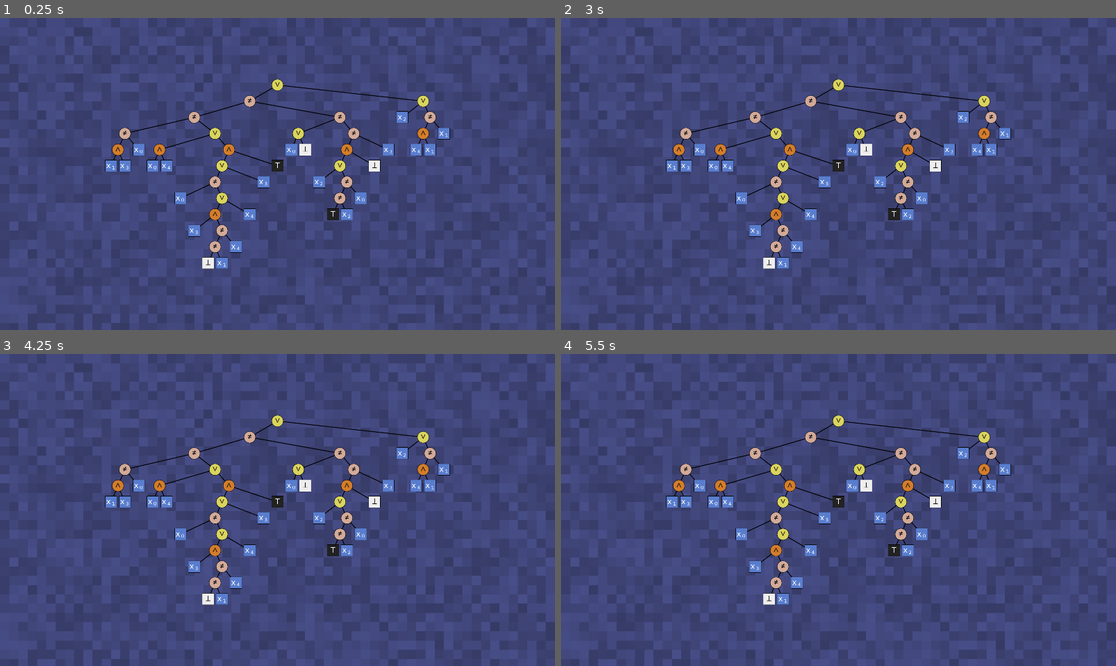
Above: before the commit, frames 1-4 (two rows, left to right).
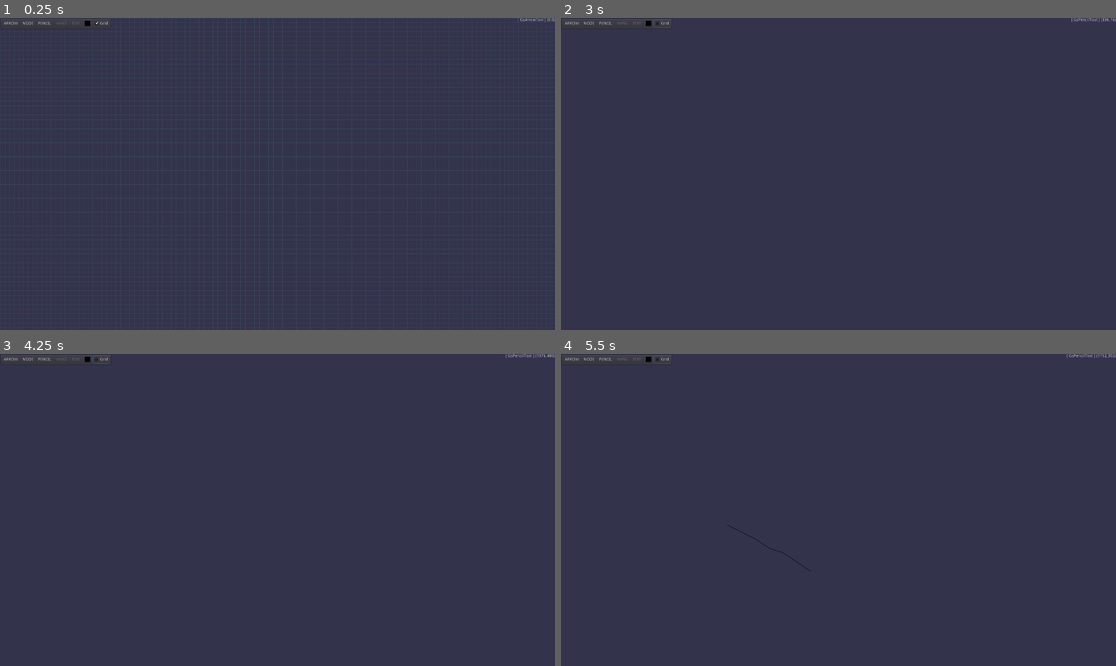
Above: after the commit, the same moments.

Repository: tangentstorm/fnarbmlyx
Game: Godot game, scene res://gslib/GameSketchApp.tscn
The game is run twice, just before and just after one commit, with the same random seed, the same clock (stepped at 60 frames per second) and the same inputs. Before the commit the project starts from res://ASTNodeDemo.tscn.
Inputs (mouse positions are in pixels of both pictures, inside the frame that each line leads up to):
- Up to frame 1 (0.25 s): no input
- Up to frame 2 (3 s): click (572, 24) at 0.5 s, where only the run after the commit has a clickable "ARROW"; click (588, 24) at 1.25 s, where only the run after the commit has a clickable "NODE"; click (605, 24) at 2 s, where only the run after the commit has a clickable "PENCIL"; click (660, 24) at 2.75 s, where only the run after the commit has a clickable "Grid"
- Up to frame 3 (4.25 s): tap Enter at 3.5 s; move the mouse to (399, 494) at 3.52 s; hold Up from 3.53 s (still down); click (399, 494) at 3.67 s; tap Space (ui_select) at 3.77 s
- Up to frame 4 (5.5 s): release Up at 4.25 s; tap Space (ui_select) at 4.25 s; drag from (727, 525) to (810, 572) at 4.27 s; tap Enter at 5 s; move the mouse to (894, 441) at 5.02 s; hold Up from 5.03 s (still down); click (894, 441) at 5.17 s

The runs differ from the first frame. In frame 1, 98% of the frame differs, in the area x 0-100%, y 0-100%; in frame 2, 100%; in frame 3, 100%; in frame 4, 100%.

Commit message:
gamesketchlib for godot!!

Diff:
--- /dev/null
+++ b/gslib/GameSketchApp.gd
@@ -0,0 +1,6 @@
+extends ColorRect
+func get_class_name(): return "GameSketchApp"
+
+func _input(e):
+	if e is InputEventMouse:
+		$mouse.handle(e)
--- /dev/null
+++ b/gslib/GameSketchApp.tscn
@@ -0,0 +1,158 @@
+[gd_scene load_steps=9 format=2]
+
+[ext_resource path="res://gslib/GsMouseToolButton.gd" type="Script" id=1]
+[ext_resource path="res://gslib/GsPencilTool.gd" type="Script" id=2]
+[ext_resource path="res://gslib/GsMouse.gd" type="Script" id=3]
+[ext_resource path="res://gslib/GsArrowTool.gd" type="Script" id=4]
+[ext_resource path="res://gslib/GameSketchApp.gd" type="Script" id=5]
+[ext_resource path="res://gslib/GsGrid.gd" type="Script" id=6]
+[ext_resource path="res://gslib/GsNodeTool.gd" type="Script" id=7]
+
+[sub_resource type="ButtonGroup" id=1]
+
+[node name="app" type="ColorRect"]
+anchor_right = 1.0
+anchor_bottom = 1.0
+mouse_filter = 2
+color = Color( 0.2, 0.2, 0.298039, 1 )
+script = ExtResource( 5 )
+__meta__ = {
+"_edit_use_anchors_": false
+}
+
+[node name="mouse" type="Label" parent="."]
+anchor_left = 1.0
+anchor_right = 1.0
+margin_left = -320.0
+align = 2
+script = ExtResource( 3 )
+__meta__ = {
+"_edit_use_anchors_": false
+}
+
+[node name="tool" type="Node" parent="mouse"]
+script = ExtResource( 4 )
+
+[node name="grid" type="Control" parent="."]
+anchor_right = 1.0
+anchor_bottom = 1.0
+margin_left = 1.0
+margin_right = 1.0
+mouse_filter = 1
+script = ExtResource( 6 )
+__meta__ = {
+"_edit_use_anchors_": false
+}
+color = Color( 0.227451, 0.266667, 0.333333, 1 )
+
+[node name="sketch" type="Control" parent="."]
+anchor_right = 1.0
+anchor_bottom = 1.0
+mouse_filter = 1
+__meta__ = {
+"_edit_use_anchors_": false
+}
+
+[node name="selectangle" type="ReferenceRect" parent="."]
+border_color = Color( 0.972549, 0.984314, 0.984314, 1 )
+editor_only = false
+__meta__ = {
+"_edit_use_anchors_": false
+}
+
+[node name="ColorRect" type="ColorRect" parent="selectangle"]
+anchor_right = 1.0
+anchor_bottom = 1.0
+color = Color( 0.709804, 0.694118, 0.694118, 0.0941176 )
+__meta__ = {
+"_edit_use_anchors_": false
+}
+
+[node name="toolbar" type="PanelContainer" parent="."]
+margin_right = 371.0
+margin_bottom = 38.0
+__meta__ = {
+"_edit_use_anchors_": false
+}
+
+[node name="hbox" type="HBoxContainer" parent="toolbar"]
+margin_left = 7.0
+margin_top = 7.0
+margin_right = 377.0
+margin_bottom = 31.0
+__meta__ = {
+"_edit_use_anchors_": false
+}
+
+[node name="arrow" type="ToolButton" parent="toolbar/hbox"]
+margin_right = 61.0
+margin_bottom = 24.0
+group = SubResource( 1 )
+text = "ARROW"
+script = ExtResource( 1 )
+__meta__ = {
+"_edit_use_anchors_": false
+}
+tool_script = ExtResource( 4 )
+
+[node name="node" type="ToolButton" parent="toolbar/hbox"]
+margin_left = 65.0
+margin_right = 115.0
+margin_bottom = 24.0
+text = "NODE"
+script = ExtResource( 1 )
+__meta__ = {
+"_edit_use_anchors_": false
+}
+tool_script = ExtResource( 7 )
+
+[node name="pencil" type="ToolButton" parent="toolbar/hbox"]
+margin_left = 119.0
+margin_right = 176.0
+margin_bottom = 24.0
+text = "PENCIL"
+script = ExtResource( 1 )
+__meta__ = {
+"_edit_use_anchors_": false
+}
+tool_script = ExtResource( 2 )
+
+[node name="hand" type="ToolButton" parent="toolbar/hbox"]
+margin_left = 180.0
+margin_right = 231.0
+margin_bottom = 24.0
+disabled = true
+text = "HAND"
+script = ExtResource( 1 )
+
+[node name="text" type="ToolButton" parent="toolbar/hbox"]
+margin_left = 235.0
+margin_right = 276.0
+margin_bottom = 24.0
+disabled = true
+text = "TEXT"
+script = ExtResource( 1 )
+__meta__ = {
+"_edit_use_anchors_": false
+}
+
+[node name="color" type="ColorPickerButton" parent="toolbar/hbox"]
+margin_left = 280.0
+margin_right = 311.0
+margin_bottom = 24.0
+hint_tooltip = "Fill  Color"
+size_flags_horizontal = 0
+text = "BG"
+flat = true
+
+[node name="grid" type="CheckBox" parent="toolbar/hbox"]
+margin_left = 315.0
+margin_right = 370.0
+margin_bottom = 24.0
+pressed = true
+text = "Grid"
+__meta__ = {
+"_edit_use_anchors_": false
+}
+
+[connection signal="toggled" from="toolbar/hbox/grid" to="grid" method="_on_grid_toggled"]
--- /dev/null
+++ b/gslib/GsArrowTool.gd
@@ -0,0 +1,21 @@
+extends GsMouseTool
+func get_class_name(): return "GsArrowTool"
+
+func _drag_start(mouse):
+	if mouse.subject == null:
+		mouse.selectangle.visible = true
+	_drag_step(mouse)
+
+func _drag_step(mouse):
+	if mouse.subject:
+		print("dragging subject:", mouse.subject)
+		mouse.subject.rect_position = mouse.position + mouse.offset
+		mouse.subject.update()
+	else:
+		var r : Rect2 = mouse.drag_rect().abs()
+		mouse.selectangle.rect_position = r.position
+		mouse.selectangle.rect_size = r.size
+
+func _drag_end(mouse):
+	if mouse.subject: mouse.subject._set_mouse(mouse)
+	else: mouse.selectangle.visible = false
--- /dev/null
+++ b/gslib/GsCurve.gd
@@ -0,0 +1,21 @@
+class_name GsCurve extends Control
+func get_class_name(): return "GsCurve"
+
+export var curve : Curve2D
+export var color : Color = Color.black
+export var width : float = 1.0
+export var antialised : bool = true
+
+func _ready():
+	if curve == null:
+		curve = Curve2D.new()
+		curve.add_point(Vector2.ZERO)
+
+func add_point(xy):
+	curve.add_point(xy)
+	print("adding point:", xy, " len: ", curve.get_baked_length())
+	update()
+
+func _draw():
+	var points = curve.get_baked_points()
+	draw_polyline(points, color, width, antialised)
--- /dev/null
+++ b/gslib/GsGrid.gd
@@ -0,0 +1,31 @@
+tool extends Control
+func get_class_name(): return "GsGrid"
+
+export var color : Color = Color.cornflower setget _set_color
+export var spacing : Vector2 = Vector2(16, 16) setget _set_spacing
+export var snap : bool = true setget _set_snap
+
+func _set_color(v):
+	color = v; update()
+
+func _set_spacing(v):
+	spacing = v; update()
+
+func _set_snap(v):
+	snap = v
+
+func _draw():
+	var p0 = Vector2.ZERO
+	var p1 = Vector2(rect_size.x, 0)
+	var dp = Vector2.DOWN * spacing.y
+	for y in range(0, rect_size.y, spacing.y):
+		draw_line(p0, p1, color); p0 += dp; p1 += dp
+
+	p0 = Vector2.ZERO; p1 = Vector2(0, rect_size.y)
+	dp = Vector2.RIGHT * spacing.x
+	for x in range(0, rect_size.x, spacing.x):
+		draw_line(p0, p1, color); p0 += dp; p1 += dp
+
+func _on_grid_toggled(flag):
+	visible = flag
+	self.snap = flag
--- /dev/null
+++ b/gslib/GsMouse.gd
@@ -0,0 +1,61 @@
+class_name GsMouse extends Label
+func get_class_name(): return "GsMouse"
+
+export var sketch_path : NodePath = '/root/app/sketch'
+export var grid_path : NodePath = '/root/app/grid'
+export var selectangle_path : NodePath = '/root/app/selectangle'
+
+var button_state : int = 0
+var position : Vector2 = Vector2.ZERO
+var dragging : bool = false
+var origin : Vector2 = Vector2.ZERO
+var subject : Control
+var offset : Vector2 = Vector2.ZERO
+
+onready var current_tool = $tool
+onready var current_grid = get_node(grid_path)
+onready var current_sketch = get_node(sketch_path)
+onready var selectangle = get_node(selectangle_path)
+
+func set_tool_script(ts:Script):
+	if ts == null: ts = load('res://gs_tools/GsMouseTool.gd')
+	current_tool.script = ts
+	current_tool._start()
+
+func drag_rect() -> Rect2:
+	return Rect2(origin, position-origin)
+
+func handle(e:InputEventMouse):
+	position = e.position
+	if current_grid.snap: position -= position.posmodv(current_grid.spacing)
+	if e is InputEventMouseButton:
+		if e.pressed:
+			if e.button_index == 1:
+				origin = position
+				if subject:
+					offset = subject.rect_position - origin
+		elif dragging:
+			dragging = false
+			current_tool._drag_end(self)
+		else:
+			current_tool._click(self)
+	elif e is InputEventMouseMotion:
+		if dragging:
+			current_tool._drag_step(self)
+		elif e.button_mask & BUTTON_LEFT:
+			current_tool._drag_start(self)
+			dragging = true
+
+func _enter(c:Control):
+	print("enter:", c)
+	self.subject = c
+
+func _leave(c:Control):
+	print("leave:", c)
+	self.subject = null
+
+func _process(_dt):
+	var t = '[ ' + ($tool._name() + ' ' if $tool.script else '') +'] '
+	t += "(" + str(int(position.x)) + "," + str(int(position.y)) + ")"
+	if dragging: t += " dragging"
+	text = t
--- /dev/null
+++ b/gslib/GsMouseTool.gd
@@ -0,0 +1,12 @@
+class_name GsMouseTool extends Node
+func get_class_name(): return "GsMouseTool"
+
+var sketch : GsSketch
+
+func _ready(): _start()
+func _start(): pass
+func _name()->String: return self.get_class_name()
+func _click(mouse:GsMouse): pass
+func _drag_start(mouse:GsMouse): pass
+func _drag_step(mouse:GsMouse): pass
+func _drag_end(mouse:GsMouse): pass
--- /dev/null
+++ b/gslib/GsMouseToolButton.gd
@@ -0,0 +1,10 @@
+extends ToolButton
+
+export (Script) var tool_script = load('res://gslib/GsMouseTool.gd')
+
+func _ready():
+	self.connect('pressed', self, '_click')
+
+func _click():
+	var m : GsMouse = get_node("/root/app/mouse")
+	m.set_tool_script(tool_script)
--- /dev/null
+++ b/gslib/GsNode.gd
@@ -0,0 +1,70 @@
+class_name GsNode tool extends Control
+func get_class_name(): return "GsNode"
+
+const NOTO = preload("res://fonts/noto_font.tres")
+
+enum SHAPE { DISK, RECT }
+export(SHAPE) var shape = SHAPE.RECT setget _set_shape
+export var fill_color : Color = Color.white setget _set_fill_color
+export var line_color : Color = Color.black setget _set_line_color
+export var text_color : Color = Color.black setget _set_text_color
+export var text : String = "Node" setget _set_text
+export var font : Font = NOTO setget _set_font
+
+func _set_mouse(mouse):
+	connect("mouse_entered", mouse, "_enter", [self])
+	connect("mouse_exited",  mouse, "_leave", [self])
+
+func _ready():
+	_set_mouse($"/root/app/mouse")
+
+func _set_shape(v):
+	shape = v; update()
+
+func _set_fill_color(v):
+	fill_color = v; update()
+
+func _set_line_color(v):
+	line_color = v; update()
+
+func _set_text_color(v):
+	text_color = v; update()
+
+func _set_font(v):
+	font = v; update()
+
+func _set_text(v):
+	text = v
+	var size = font.get_string_size(text)
+	rect_min_size.x = max(rect_min_size.x, size.x)
+	rect_min_size.y = max(rect_min_size.y, size.y)
+	update()
+
+func _draw():
+	var center = link_point(0)
+	var radius = rect_min_size.x * 0.5
+
+	for c in get_children():
+		draw_line(center, c.rect_position + c.link_point(0), Color.black, 1.5, true)
+
+	match shape:
+		SHAPE.RECT:
+			draw_rect(Rect2(Vector2.ZERO, rect_size), fill_color, true)
+			draw_rect(Rect2(Vector2.ZERO, rect_size), line_color, false)
+		SHAPE.DISK:
+			draw_circle(center, radius, fill_color)
+			var num = 32; var pts = PoolVector2Array()
+			for i in range(num+1):
+				var t = deg2rad(i * 360 / num)
+				pts.push_back(center + Vector2(cos(t), sin(t)) * radius)
+			for i in range(num):
+				draw_line(pts[i], pts[i+1], line_color, 1.0, true)
+
+	var baseline = font.get_ascent() - 2
+	var text_size = font.get_string_size(text)
+	var xy = Vector2(center.x - (text_size.x * 0.5), baseline)
+	draw_string(font, xy, text, text_color)
+
+func link_point(_i:int=0):
+	# link_point 0 = center. others can be added later
+	return Vector2(rect_size.x, rect_min_size.y) * 0.5
--- /dev/null
+++ b/gslib/GsNodeTool.gd
@@ -0,0 +1,20 @@
+class_name GsNodeTool extends GsMouseTool
+func get_class_name(): return "GsNodeTool"
+
+var node : GsNode
+
+func _drag_start(mouse):
+	node = GsNode.new()
+	node.text = 'Node'
+	node.rect_position = mouse.origin
+	mouse.current_sketch.add_child(node)
+
+func _drag_step(mouse):
+	var r : Rect2 = mouse.drag_rect().abs()
+	node.rect_position = r.position
+	node.rect_size.x = max(node.rect_min_size.x, r.size.x)
+	node.rect_size.y = max(node.rect_min_size.y, r.size.y)
+	node.update()
+
+func _drag_end(mouse):
+	node = null
--- /dev/null
+++ b/gslib/GsPencilTool.gd
@@ -0,0 +1,12 @@
+extends GsMouseTool
+func get_class_name(): return "GsPencilTool"
+
+var curve : GsCurve
+
+func _drag_start(mouse):
+	curve = GsCurve.new()
+	curve.rect_position = mouse.origin
+	mouse.current_sketch.add_child(curve)
+
+func _drag_step(mouse):
+	curve.add_point(mouse.position - mouse.origin)
--- /dev/null
+++ b/gslib/GsSketch.gd
@@ -0,0 +1,4 @@
+class_name GsSketch extends Control
+
+var edges
+var nodes
--- a/project.godot
+++ b/project.godot
@@ -29,6 +29,36 @@
 "language": "GDScript",
 "path": "res://Circle.gd"
 }, {
+"base": "Control",
+"class": "GsCurve",
+"language": "GDScript",
+"path": "res://gslib/GsCurve.gd"
+}, {
+"base": "Label",
+"class": "GsMouse",
+"language": "GDScript",
+"path": "res://gslib/GsMouse.gd"
+}, {
+"base": "Node",
+"class": "GsMouseTool",
+"language": "GDScript",
+"path": "res://gslib/GsMouseTool.gd"
+}, {
+"base": "Control",
+"class": "GsNode",
+"language": "GDScript",
+"path": "res://gslib/GsNode.gd"
+}, {
+"base": "GsMouseTool",
+"class": "GsNodeTool",
+"language": "GDScript",
+"path": "res://gslib/GsNodeTool.gd"
+}, {
+"base": "Control",
+"class": "GsSketch",
+"language": "GDScript",
+"path": "res://gslib/GsSketch.gd"
+}, {
 "base": "Container",
 "class": "NodeArray",
 "language": "GDScript",
@@ -54,6 +84,12 @@
 "ASTNodeDemo": "",
 "BinaryTree": "",
 "Circle": "",
+"GsCurve": "",
+"GsMouse": "",
+"GsMouseTool": "",
+"GsNode": "",
+"GsNodeTool": "",
+"GsSketch": "",
 "NodeArray": "",
 "Palettes": "",
 "TruthTable": "",
@@ -63,7 +99,7 @@
 [application]
 
 config/name="fnarbmlyx"
-run/main_scene="res://ASTNodeDemo.tscn"
+run/main_scene="res://gslib/GameSketchApp.tscn"
 config/icon="res://icon.png"
 
 [audio]
